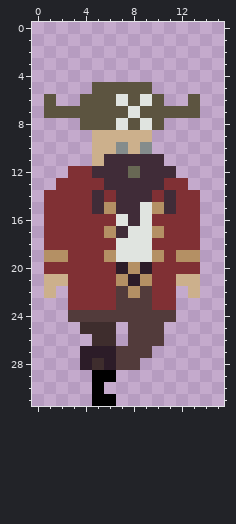
Pixel-art sprite, stored at img/pirate/walk7.png. Above is the file before it was changed.
The file is 16x32 pixels.
Once edited:
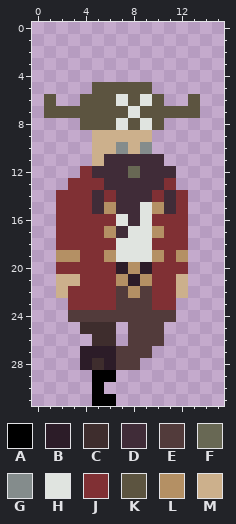
Palette (. is transparent): A #000000  B #2c1c28  C #3e2d2d  D #402c38  E #523b3b  F #686854  G #848c8c  H #e0e4e0  J #803034  K #5c5440  L #b49064  M #ccb08c
Difference:
Changed rows in their new state; - is an unchanged pixel.
first column x 1:
12 --.----------
13 -.---------.-
14 .-----------.
15 .-----------.
16 .-----------.
17 .-----------.
18 .-----------.
19 .-L---------.
20 .-----------.
21 .-M---------.
22 .M---------M.
Changed places in both pictures, as pixel boxes (x1, y1, x2, y2):
changed: (44, 166, 80, 298)
changed: (176, 178, 200, 298)
